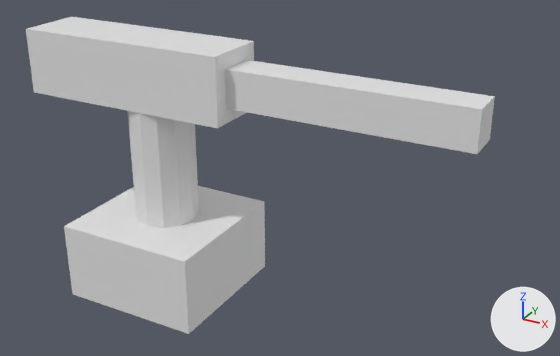
Before and after pictures for a commit that changed the FBX model Assets/Meshes/Turret/testTurret.fbx.
Both versions are drawn from a 50 mm lens placed at (13.83, -17.73, 13.59), pointed at (3.82, 0.47, 4.49). The lights are fixed; the arrows at lower right show +X, +Y and +Z. Where no turn or scale is listed for an object, it has been applied to the vertices.

Objects in the first picture: 'Cube', 'Turret'.
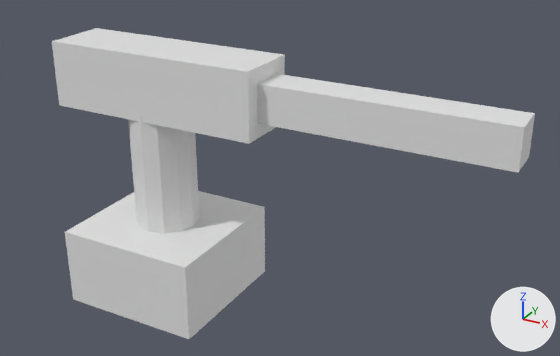
The change in detail:
me_cube has 16 vertices, 14 faces and spans x -5.82..8.02, y -1.0..1.0, z -1.0..1.0.
me_cube is used by ob_turret; location (1.68, 0.0, 7.29).
me_cube part 1: the whole mesh is moved by (2.61, 0.02, 0.04).
Object 'Cube' (ob_cube) moves from (0.0, 0.0, 1.41) to (0.0, 0.0, 1.21).
Object 'Turret' (ob_turret) moves from (1.68, 0.0, 7.29) to (0.05, 0.01, 6.97).

Where the change shows, as pixel boxes (x1, y1, x2, y2) in the pictures (560 x 356 px):
'Turret', moved: before (26, 17, 495, 154); after (52, 28, 535, 173)
'Cube', moved: before (64, 111, 265, 334); after (65, 115, 265, 339)
